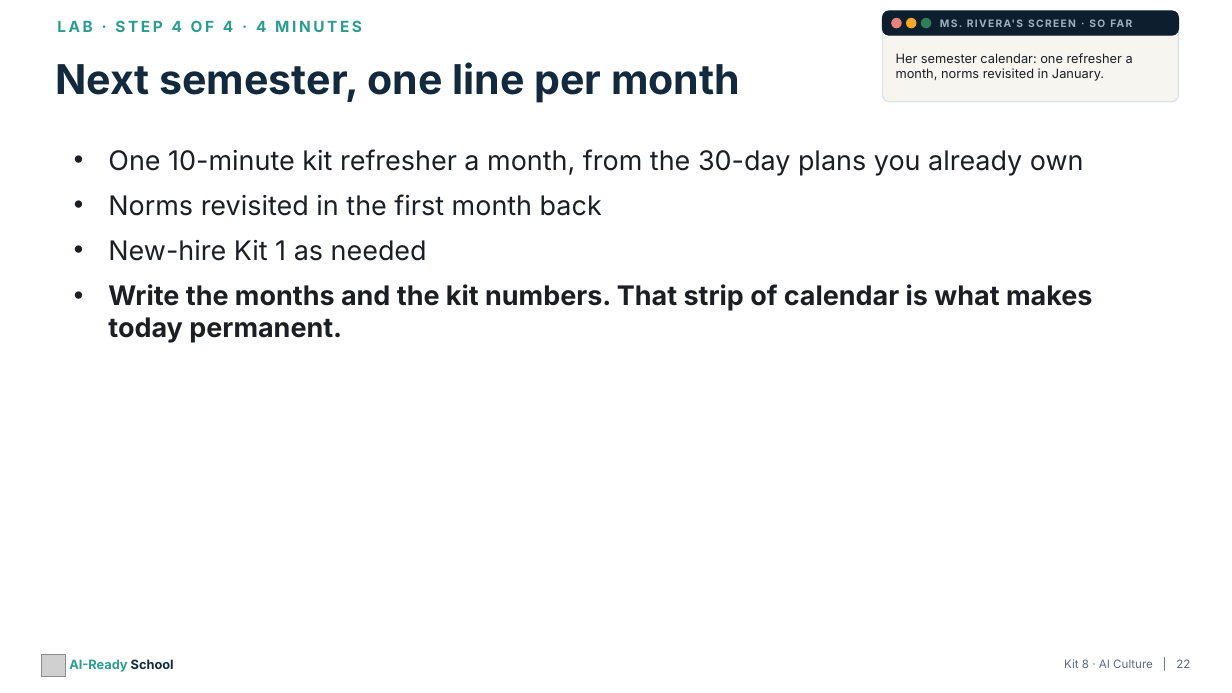
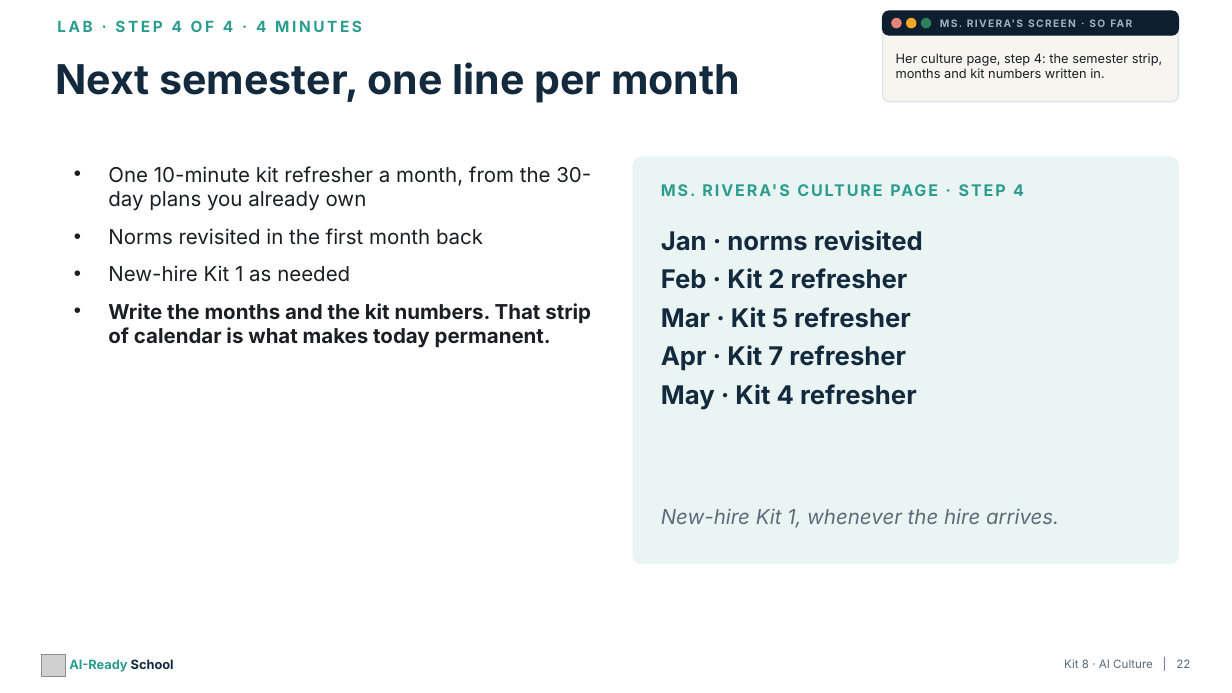
Before and after one commit to aspinozzi1/Ai-School-Ready, a slide deck: slide 22 of kits/kit08/Kit08_PresentationDeck.pptx. Drawn at 1232x693 pixels with LibreOffice and Linux fonts; fonts in the diff are those of the drawing; grey boxes stand for pictures. Boxes give left, top, right and bottom in pixels: in the first picture for what was removed or moved away, otherwise in the second. Text is boxed around its words. In the diff, an @@ line names an element or a change of style, - is before the commit and + after.

```diff
--- a/kits/kit08/Kit08_PresentationDeck.pptx
+++ b/kits/kit08/Kit08_PresentationDeck.pptx
@@ text at [896, 53, 1163, 78]: text changed @@
-Her semester calendar: one refresher a month, norms revisited in January.
+Her culture page, step 4: the semester strip, months and kit numbers written in.
@@ text "One 10-minute kit refresher a ...": place and size @@
-text "One 10-minute kit refresher a ..." at [108, 149, 1092, 343]
+text "One 10-minute kit refresher a ..." at [108, 166, 591, 348]
@@ text "One 10-minute kit refresher a ..." at [108, 166, 591, 348]: size 21 to 16 pt @@
@@ rounded rectangle added at [633, 157, 1178, 564], fill #EAF5F3, outline #EAF5F3 1 pt @@
@@ text added at [678, 184, 1024, 196], 12.5 pt, text #2A9D8F, bold @@
+MS. RIVERA'S CULTURE PAGE · STEP 4
@@ text added at [661, 230, 923, 410], 20 pt, text #13293D, bold @@
+Jan · norms revisited
+Feb · Kit 2 refresher
+Mar · Kit 5 refresher
+Apr · Kit 7 refresher
+May · Kit 4 refresher
@@ text added at [661, 508, 1059, 528], 16 pt, text #5B6B7A, italic @@
+New-hire Kit 1, whenever the hire arrives.
```
Also in this commit, not shown: 6 other slides changed, 11 other files.
